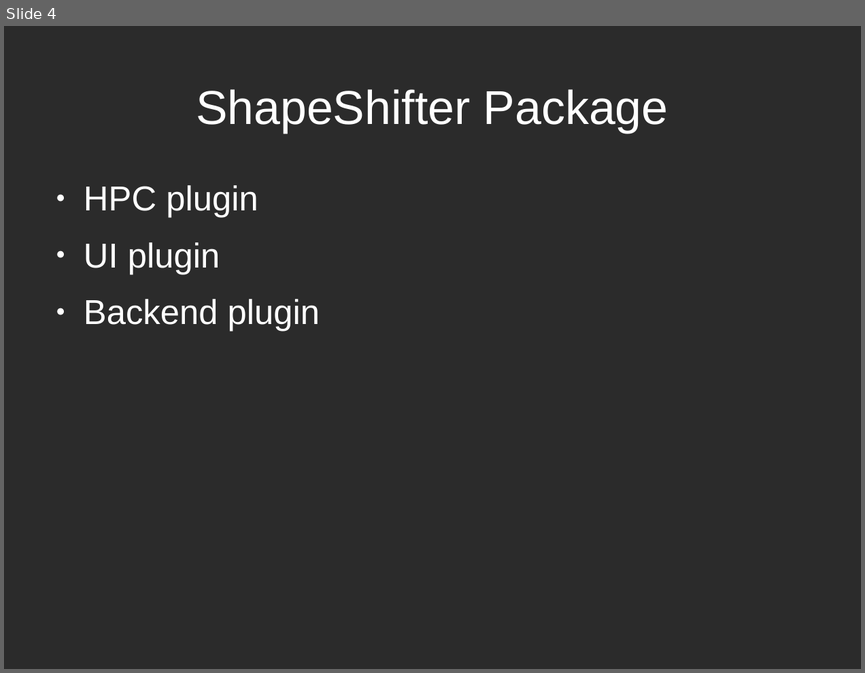
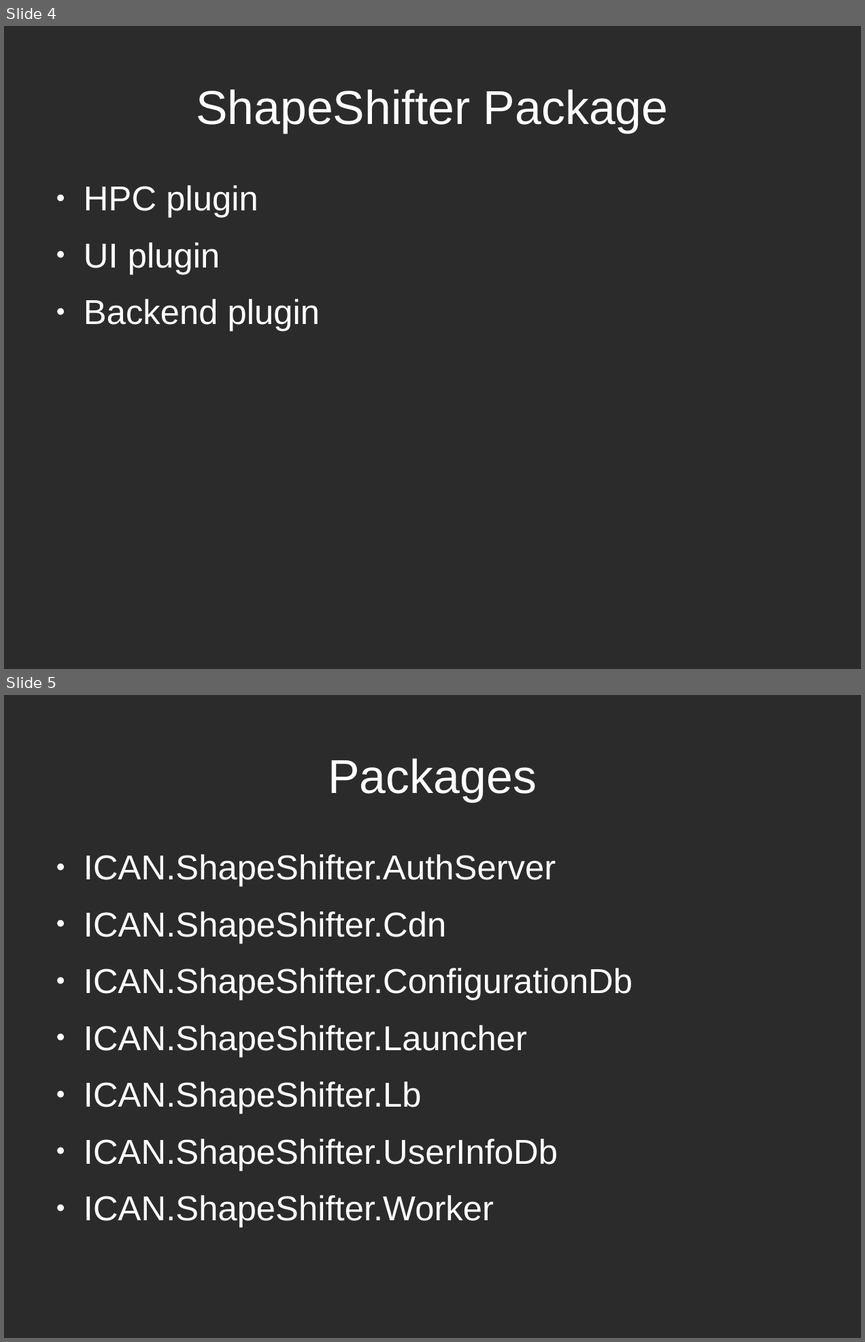
Before and after one commit to cppxaxa/ICAN.ShapeShifter, a slide deck: Design.odp. Shown one above the other, each under a label of ours: slide 4 before the commit, slides 4 and 5 after it. The pictures are 865x673 and 865x1342 pixels, drawn with LibreOffice and Linux fonts; fonts in the diff are those of the drawing; background and template pictures are left out; a plain dark background stands for a picture behind light text. Boxes give left, top, right and bottom in pixels: in the first picture for what was removed or moved away, otherwise in the second. Text is boxed around its words. In the diff, an @@ line names an element or a change of style, - is before the commit and + after.

```diff
--- a/Design.odp
+++ b/Design.odp
@@ slide 5 added at [4, 695, 861, 1338], background picture (left out) @@
@@ title added at [328, 758, 536, 802], 44 pt, text #FFFFFF @@
+Packages
@@ text added at [84, 854, 632, 1227], 32 pt, text #FFFFFF @@
+● ICAN.ShapeShifter.AuthServer
+● ICAN.ShapeShifter.Cdn
+● ICAN.ShapeShifter.ConfigurationDb
+● ICAN.ShapeShifter.Launcher
+● ICAN.ShapeShifter.Lb
+● ICAN.ShapeShifter.UserInfoDb
+● ICAN.ShapeShifter.Worker
```
Also in this commit, not shown: 35 other files.
